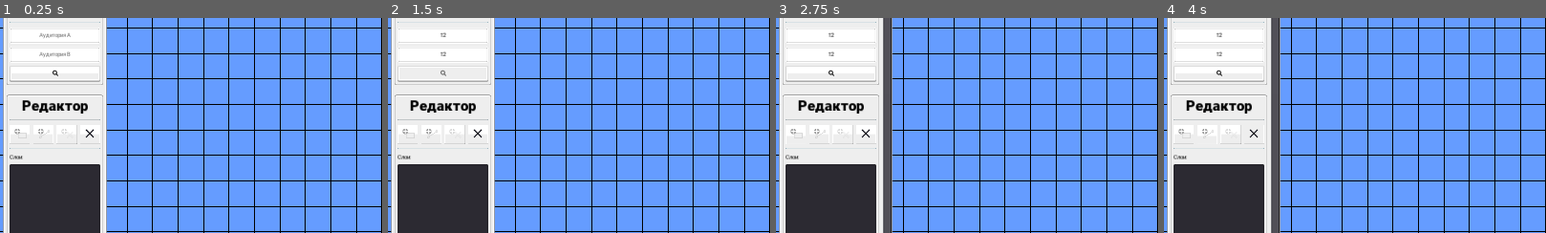
Above: before the commit, frames 1-4 (left to right).
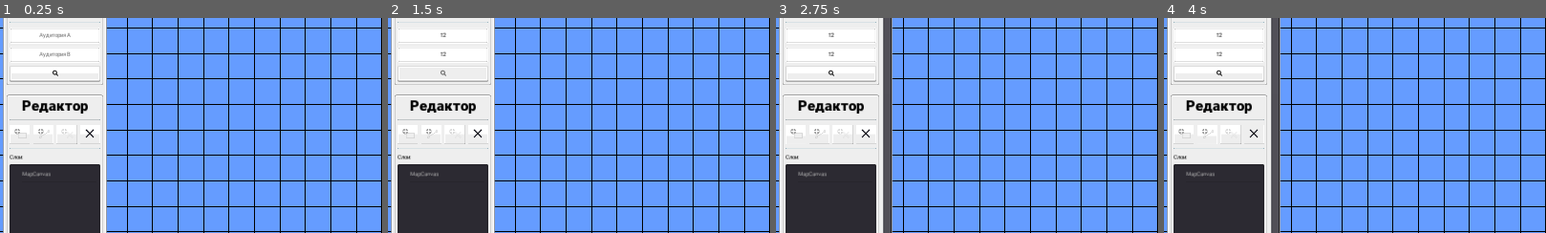
Above: after the commit, the same moments.

Repository: nikolai-in/MapDemo
Game: Godot game, scene res://src/Main/Main.tscn
The game is run twice, just before and just after one commit, with the same random seed, the same clock (stepped at 60 frames per second) and the same inputs.
Inputs (mouse positions are % of the whole screen's width and height, from its top left):
- Up to frame 1 (0.25 s): no input
- Up to frame 2 (1.5 s): click (7, 10) at 0.52 s; type "12" at 0.6 s; click (7, 15) at 0.75 s; type "12" at 0.83 s; click "" at 1.25 s
- Up to frame 3 (2.75 s): click (3, 33) at 2 s
- Up to frame 4 (4 s): click (6, 33) at 2.75 s; click (12, 33) at 3.5 s
The pictures show only the part of the screen within x 0-50%, y 6-56%; the shares and areas given below are measured in that part.

The runs differ from the first frame. In frame 1, 0.1% of the frame differs, in the area x 5-14%, y 71-74%; in frame 2, 0.1%; in frame 3, 0.1%; in frame 4, 0.1%.

Commit message:
:construction: layers work

Diff:
--- a/app/src/Main/DrawerLine.gd
+++ b/app/src/Main/DrawerLine.gd
@@ -47,6 +47,7 @@
 # Make into PoolVector2Array of points
 func add_line(start: Vector2, end: Vector2, color: Color = Color.black) -> Polygon2D:
 	var line: = Polygon2D.new()
+	line.set_meta("type", "Line")
 	line.color = color
 	line.polygon = Geometry.offset_polyline_2d(PoolVector2Array([start, end]), 10)[0]
 	print_debug(line.polygon, Geometry.offset_polyline_2d(PoolVector2Array([start, end]), 20))
--- a/app/src/Main/DrawerRect.gd
+++ b/app/src/Main/DrawerRect.gd
@@ -47,6 +47,7 @@
 
 func add_rect(top_left: Vector2, bottom_right: Vector2, color: Color = Color.black) -> Polygon2D:
 	var rect: Polygon2D = Polygon2D.new()
+	rect.set_meta("type", "Rect")
 	rect.color = color
 	rect.polygon = PoolVector2Array([top_left, Vector2(top_left.x, bottom_right.y), bottom_right, Vector2(bottom_right.x, top_left.y)])
 	return rect
--- a/app/src/Main/Main.tscn
+++ b/app/src/Main/Main.tscn
@@ -22,7 +22,7 @@
 [ext_resource path="res://assets/icons/add_point.svg" type="Texture" id=20]
 [ext_resource path="res://src/UI/Editor/Tools/AddLine.gd" type="Script" id=21]
 [ext_resource path="res://src/UI/Editor/Tools/AddRect.gd" type="Script" id=22]
-[ext_resource path="res://src/UI/Editor/Layers/Layers.tscn" type="PackedScene" id=23]
+[ext_resource path="res://src/UI/Editor/Layers/LayersTree.gd" type="Script" id=23]
 [ext_resource path="res://src/UI/Search/SearchField/SearchField.tscn" type="PackedScene" id=24]
 [ext_resource path="res://src/UI/debug/DebugPanel.tscn" type="PackedScene" id=25]
 [ext_resource path="res://assets/icons/del.svg" type="Texture" id=26]
@@ -198,8 +198,22 @@
 margin_right = 228.0
 margin_bottom = 132.0
 
-[node name="Layers" parent="UI/Sidebar/ScrollContainer/Column/Editor/Margin/Column" instance=ExtResource( 23 )]
+[node name="Layers" type="VBoxContainer" parent="UI/Sidebar/ScrollContainer/Column/Editor/Margin/Column"]
+margin_top = 140.0
+margin_right = 228.0
 margin_bottom = 367.0
+
+[node name="Name" type="Label" parent="UI/Sidebar/ScrollContainer/Column/Editor/Margin/Column/Layers"]
+margin_right = 228.0
+margin_bottom = 19.0
+text = "Слои:"
+
+[node name="Tree" type="Tree" parent="UI/Sidebar/ScrollContainer/Column/Editor/Margin/Column/Layers"]
+margin_top = 27.0
+margin_right = 228.0
+margin_bottom = 227.0
+rect_min_size = Vector2( 0, 200 )
+script = ExtResource( 23 )
 
 [node name="Sep3" type="HSeparator" parent="UI/Sidebar/ScrollContainer/Column/Editor/Margin/Column"]
 margin_top = 375.0
--- a/app/src/Main/StateMachine/Viewer.gd
+++ b/app/src/Main/StateMachine/Viewer.gd
@@ -26,6 +26,7 @@
 	# А это тут нужно?
 	for btn in buttons:
 		btn.pressed = false
+	get_node("../../UI/Sidebar/ScrollContainer/Column/Editor/Margin/Column/Layers/Tree").update()
 
 
 func exit() -> void:
--- a/app/src/UI/Editor/Layers/Layers.tscn
+++ b/app/src/UI/Editor/Layers/Layers.tscn
@@ -1,4 +1,6 @@
-[gd_scene format=2]
+[gd_scene load_steps=2 format=2]
+
+[ext_resource path="res://src/UI/Editor/Layers/LayersTree.gd" type="Script" id=1]
 
 [node name="Layers" type="VBoxContainer"]
 margin_top = 140.0
@@ -15,3 +17,4 @@
 margin_right = 228.0
 margin_bottom = 233.0
 rect_min_size = Vector2( 0, 200 )
+script = ExtResource( 1 )
--- /dev/null
+++ b/app/src/UI/Editor/Layers/LayersTree.gd
@@ -0,0 +1,22 @@
+extends Tree
+
+onready var MapCanvas : Node2D = owner.get_node("MapCanvas")
+
+
+func make_root(node: Node) -> TreeItem:
+	var root: TreeItem = create_item()
+	root.set_text(0, node.name)
+	root.set_metadata(0, node)
+	return root
+
+func update() -> void:
+	clear()
+	var root = make_root(MapCanvas)
+	for element in MapCanvas.get_children():
+		var item: = create_item(root)
+		item.set_text(0, element.name)
+		item.set_metadata(0, element)
+
+
+func _on_Tree_item_selected() -> void:
+	pass # Replace with function body.
